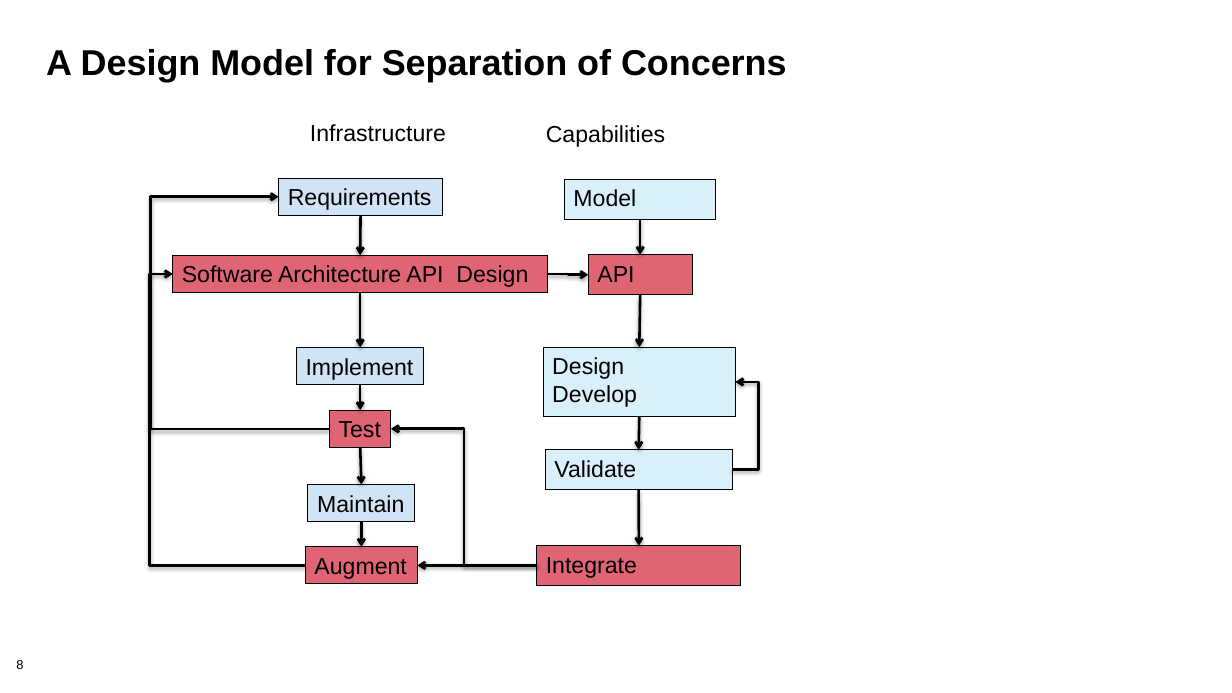
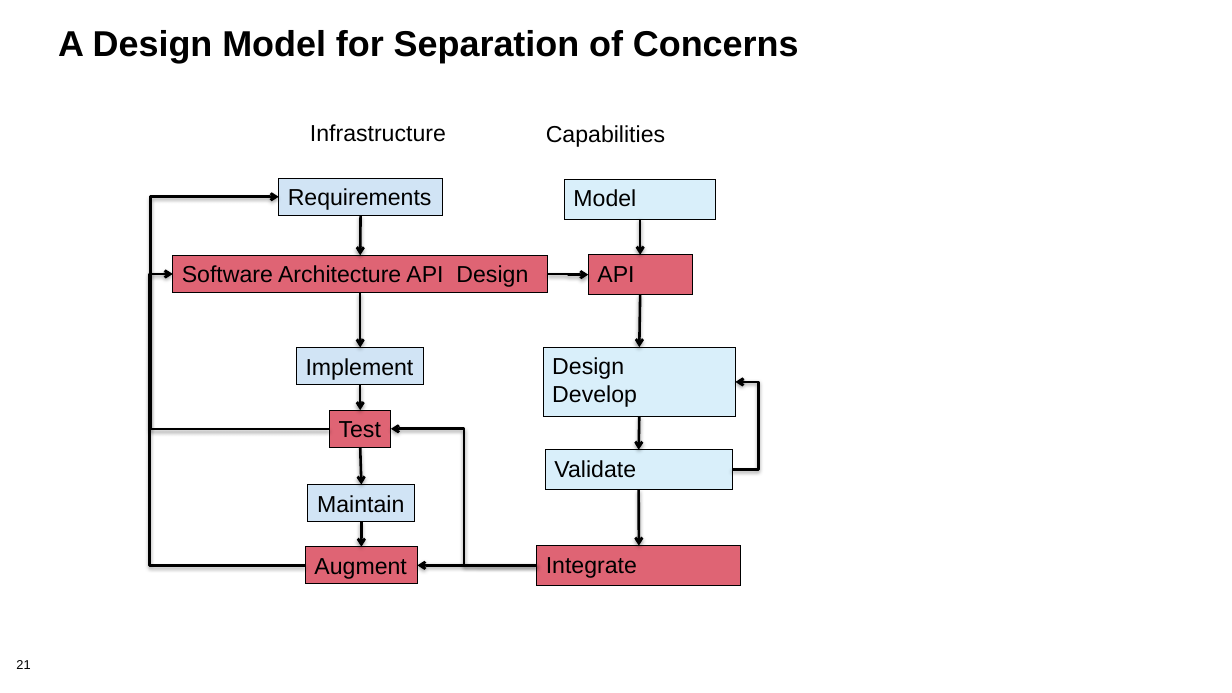
Before and after one commit to bssw-tutorial/presentations, a slide deck: slide 21 of design-a.pptx (slide 8 before the commit). Drawn at 1232x693 pixels with LibreOffice and Linux fonts; fonts in the diff are those of the drawing; background and template pictures are left out. Boxes give left, top, right and bottom in pixels: in the first picture for what was removed or moved away, otherwise in the second. Text is boxed around its words. In the diff, an @@ line names an element or a change of style, - is before the commit and + after.

Commit message:
changed both design presentations

```diff
--- a/design-a.pptx
+++ b/design-a.pptx
@@ title "A Design Model for Separation ...": place and size @@
-title "A Design Model for Separation ..." at (46,49,787,82)
+title "A Design Model for Separation ..." at (58,30,799,63)
@@ page number at (16,660,30,669): text changed @@
-8
+21
```
Also in this commit, not shown: 5 other slides changed, 19 slides added, 21 slides removed, 1 other file.
